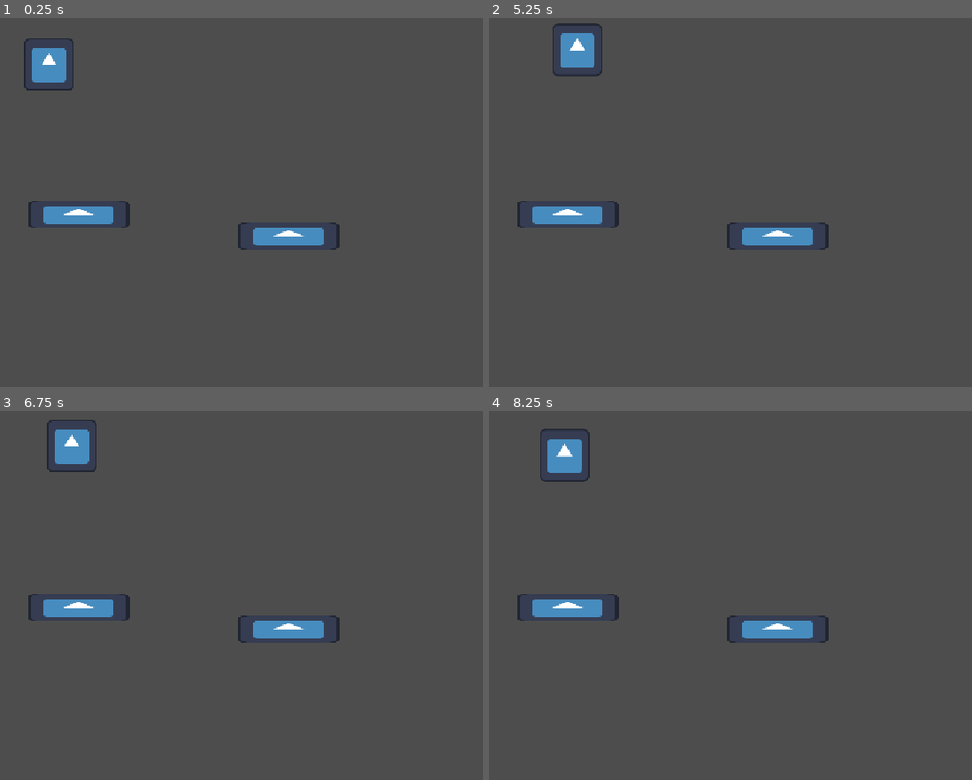
Above: before the commit, frames 1-4 (two rows, left to right).
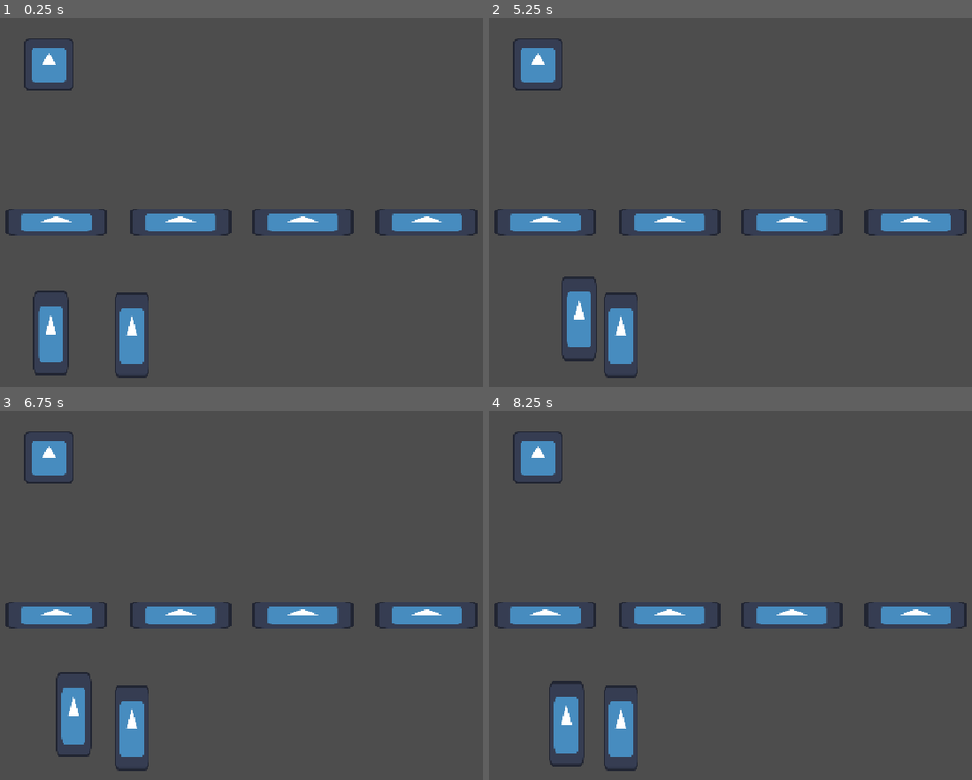
Above: after the commit, the same moments.

Repository: witenson-cmyk/cyBar-tender
Game: Godot game, scene res://node_2d.tscn
Same seed, same stepped clock (60 frames per second), same inputs: the game is played once before the commit and once after it. The engine's default icon, where the game draws it, is replaced by a stand-in: a white triangle on a blue panel in a dark square.
Inputs (mouse positions are in pixels of both pictures, inside the frame that each line leads up to):
- Up to frame 1 (0.25 s): no input
- Up to frame 2 (5.25 s): click (537, 65) at 0.52 s; click (537, 65) at 1.25 s; click (537, 65) at 2 s; click (542, 331) at 2.77 s; click (537, 65) at 3.5 s; click (542, 331) at 4.27 s; tap Enter at 5 s; move the mouse to (904, 195) at 5.02 s
- Up to frame 3 (6.75 s): move the mouse to (120, 628) at 5.77 s; tap Space at 6.5 s; move the mouse to (333, 518) at 6.52 s
- Up to frame 4 (8.25 s): move the mouse to (716, 687) at 7.27 s; tap Enter at 8 s; move the mouse to (962, 665) at 8.02 s

The runs differ from the first frame. In frame 1, 6.1% of the frame differs, in the area x 1-99%, y 49-98%; in frame 2, 7.6%, in the area x 1-99%, y 1-98%; in frame 3, 7.3%; in frame 4, 7.4%.

Commit message:
add drinks to cups

Diff:
--- /dev/null
+++ b/gameManager.gd
@@ -0,0 +1,11 @@
+extends Node2D
+
+
+# Called when the node enters the scene tree for the first time.
+func _ready() -> void:
+	pass # Replace with function body.
+
+
+# Called every frame. 'delta' is the elapsed time since the previous frame.
+func _process(delta: float) -> void:
+	pass
--- /dev/null
+++ b/liquid.gd
@@ -0,0 +1,33 @@
+extends Area2D
+var startingPos=global_position
+var dragging=false
+@export var toAdd="vodka"
+var off=Vector2(0,0)
+# Called when the node enters the scene tree for the first time.
+func _ready() -> void:
+	pass # Replace with function body.
+
+
+# Called every frame. 'delta' is the elapsed time since the previous frame.
+func _process(delta: float) -> void:
+	if dragging:
+		position = get_global_mouse_position()-off
+	else:
+		position=lerp(position,startingPos,.2)
+
+
+func _on_button_button_down() -> void:
+	dragging = true
+	off = get_global_mouse_position() - global_position
+
+
+func _on_button_button_up() -> void:
+	dragging = false
+	var placed=get_overlapping_areas()
+	if(placed!=null):
+		for thing in placed:
+			if thing.get_meta("drink")==true:
+				for all in thing.added:
+					if(all==toAdd):
+						pass
+				thing.added.append(toAdd)
--- a/node_2d.tscn
+++ b/node_2d.tscn
@@ -2,6 +2,7 @@
 
 [ext_resource type="Script" uid="uid://niupk8jqks5a" path="res://object.gd" id="1_0e48y"]
 [ext_resource type="Texture2D" uid="uid://dny8qq63v8p6l" path="res://icon.svg" id="1_wtcfe"]
+[ext_resource type="Script" uid="uid://bqb10su8238hf" path="res://liquid.gd" id="3_epypp"]
 
 [sub_resource type="RectangleShape2D" id="RectangleShape2D_3n2aa"]
 size = Vector2(82.5, 88.5)
@@ -9,12 +10,17 @@
 [sub_resource type="RectangleShape2D" id="RectangleShape2D_rp3bj"]
 size = Vector2(189, 202.75)
 
+[sub_resource type="CapsuleShape2D" id="CapsuleShape2D_3n2aa"]
+radius = 34.0
+height = 166.0
+
 [node name="Node2D" type="Node2D" unique_id=2027772063]
 
 [node name="object" type="Area2D" parent="." unique_id=729439785]
 z_index = 1
 position = Vector2(231, 80)
 script = ExtResource("1_0e48y")
+metadata/drink = true
 
 [node name="CollisionShape2D" type="CollisionShape2D" parent="object" unique_id=13563054]
 z_index = 1
@@ -38,10 +44,11 @@
 grow_horizontal = 2
 grow_vertical = 2
 action_mode = 0
+text = "fdafdsafdsafdsa"
 metadata/_edit_use_anchors_ = true
 
 [node name="place" type="Area2D" parent="." unique_id=206422528]
-position = Vector2(278, 262)
+position = Vector2(643, 274)
 metadata/place = true
 
 [node name="CollisionShape2D" type="CollisionShape2D" parent="place" unique_id=1995772240]
@@ -52,8 +59,32 @@
 scale = Vector2(1.296875, 0.3515625)
 texture = ExtResource("1_wtcfe")
 
+[node name="place" type="Area2D" parent="place" unique_id=211766824]
+position = Vector2(-401, 0)
+metadata/place = true
+
+[node name="CollisionShape2D" type="CollisionShape2D" parent="place/place" unique_id=1145606762]
+shape = SubResource("RectangleShape2D_rp3bj")
+
+[node name="Sprite2D" type="Sprite2D" parent="place/place/CollisionShape2D" unique_id=1859957767]
+position = Vector2(0.9999999, 62.249992)
+scale = Vector2(1.296875, 0.3515625)
+texture = ExtResource("1_wtcfe")
+
+[node name="place2" type="Area2D" parent="place" unique_id=331055570]
+position = Vector2(-199, 0)
+metadata/place = true
+
+[node name="CollisionShape2D" type="CollisionShape2D" parent="place/place2" unique_id=1769195859]
+shape = SubResource("RectangleShape2D_rp3bj")
+
+[node name="Sprite2D" type="Sprite2D" parent="place/place2/CollisionShape2D" unique_id=761702368]
+position = Vector2(0.9999999, 62.249992)
+scale = Vector2(1.296875, 0.3515625)
+texture = ExtResource("1_wtcfe")
+
 [node name="place2" type="Area2D" parent="." unique_id=234050133]
-position = Vector2(620, 297)
+position = Vector2(845, 274)
 metadata/place = true
 
 [node name="CollisionShape2D" type="CollisionShape2D" parent="place2" unique_id=1942718488]
@@ -64,5 +95,68 @@
 scale = Vector2(1.296875, 0.3515625)
 texture = ExtResource("1_wtcfe")
 
+[node name="liquid" type="Area2D" parent="." unique_id=225396704]
+z_index = 1
+position = Vector2(234, 517)
+script = ExtResource("3_epypp")
+
+[node name="CollisionShape2D" type="CollisionShape2D" parent="liquid" unique_id=152757670]
+z_index = 1
+shape = SubResource("CapsuleShape2D_3n2aa")
+
+[node name="Sprite2D" type="Sprite2D" parent="liquid/CollisionShape2D" unique_id=2124195975]
+z_index = 1
+scale = Vector2(0.4453125, 1.0859375)
+texture = ExtResource("1_wtcfe")
+
+[node name="Button" type="Button" parent="liquid/CollisionShape2D/Sprite2D" unique_id=12542085]
+self_modulate = Color(1, 1, 1, 0)
+anchors_preset = -1
+anchor_left = -0.202
+anchor_top = -0.155
+anchor_right = 1.202
+anchor_bottom = 1.1400001
+offset_left = -63.968582
+offset_top = -63.958553
+offset_right = -64.03154
+offset_bottom = -63.963196
+grow_horizontal = 2
+grow_vertical = 2
+metadata/_edit_use_anchors_ = true
+
+[node name="liquid2" type="Area2D" parent="." unique_id=339397104]
+z_index = 1
+position = Vector2(366, 520)
+script = ExtResource("3_epypp")
+toAdd = "fruit"
+
+[node name="CollisionShape2D" type="CollisionShape2D" parent="liquid2" unique_id=1992073030]
+z_index = 1
+shape = SubResource("CapsuleShape2D_3n2aa")
+
+[node name="Sprite2D" type="Sprite2D" parent="liquid2/CollisionShape2D" unique_id=769726375]
+z_index = 1
+scale = Vector2(0.4453125, 1.0859375)
+texture = ExtResource("1_wtcfe")
+
+[node name="Button" type="Button" parent="liquid2/CollisionShape2D/Sprite2D" unique_id=1213000788]
+self_modulate = Color(1, 1, 1, 0)
+anchors_preset = -1
+anchor_left = -0.202
+anchor_top = -0.155
+anchor_right = 1.202
+anchor_bottom = 1.1400001
+offset_left = -63.968582
+offset_top = -63.958553
+offset_right = -64.03154
+offset_bottom = -63.963196
+grow_horizontal = 2
+grow_vertical = 2
+metadata/_edit_use_anchors_ = true
+
 [connection signal="button_down" from="object/CollisionShape2D/Sprite2D/Button" to="object" method="_on_button_button_down"]
 [connection signal="button_up" from="object/CollisionShape2D/Sprite2D/Button" to="object" method="_on_button_button_up"]
+[connection signal="button_down" from="liquid/CollisionShape2D/Sprite2D/Button" to="liquid" method="_on_button_button_down"]
+[connection signal="button_up" from="liquid/CollisionShape2D/Sprite2D/Button" to="liquid" method="_on_button_button_up"]
+[connection signal="button_down" from="liquid2/CollisionShape2D/Sprite2D/Button" to="liquid2" method="_on_button_button_down"]
+[connection signal="button_up" from="liquid2/CollisionShape2D/Sprite2D/Button" to="liquid2" method="_on_button_button_up"]
--- a/object.gd
+++ b/object.gd
@@ -3,7 +3,7 @@
 var dragging = false
 var off = Vector2(0,0)
 var lastok=global_position
-
+var added=[]
 # Called when the node enters the scene tree for the first time.
 func _ready() -> void:
 	pass # Replace with function body.
Not shown, added: gameManager.gd.uid
Not shown, added: liquid.gd.uid
